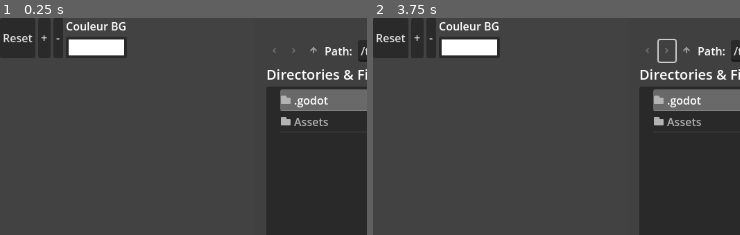
Above: before the commit, frames 1-2 (left to right).
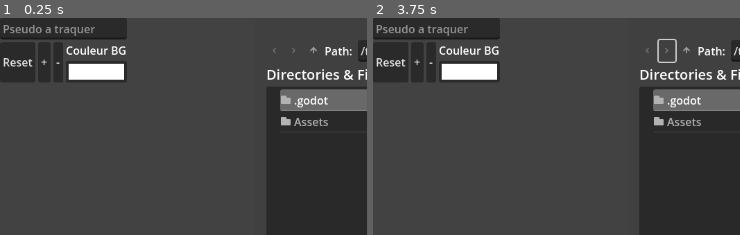
Above: after the commit, the same moments.

Repository: Murazakii/EcaHelper
Game: Godot game, scene res://eca_helper.tscn
Same seed, same stepped clock (60 frames per second), same inputs: the game is played once before the commit and once after it.
Inputs (mouse positions are % of the whole screen's width and height, from its top left):
- Up to frame 1 (0.25 s): no input
- Up to frame 2 (3.75 s): click (56, 88) at 0.52 s; type "12" at 0.6 s; click "Reset" at 1.25 s; click "+" at 2 s; click "-" at 2.75 s; click (40, 8) at 3.5 s
The pictures show only the part of the screen within x 0-50%, y 0-50%; the shares and areas given below are measured in that part.

The runs differ from the first frame. In frame 1, 3.5% of the frame differs, in the area x 0-35%, y 1-29%; in frame 2, 3.5%.

Commit message:
Ajout de la possibilité de tracker un pseudo personnalisé

Diff:
--- a/eca_helper.gd
+++ b/eca_helper.gd
@@ -5,6 +5,9 @@
 
 @onready var bg_color = $Bg_color
 @onready var file_dialog = $FileDialog
+
+var pseudo_to_track:String = ""
+
 @onready var label_compteur_sept_fetiche = $CenterContainer/HBoxContainer/LabelCompteurSeptFetiche
 var compteur_sept_fetiche:int = 0 : set = _set_compteur_sept_fetiche
 
@@ -26,7 +29,7 @@
 		log_file.seek(position_pointeur)
 		while log_file.get_position() < log_file.get_length():
 			var line = log_file.get_line()
-			if line.contains("Yamisoki: Sept fétiche :"):
+			if line.contains(pseudo_to_track + ": Sept fétiche :"):
 				compteur_sept_fetiche += 1
 		position_pointeur = log_file.get_position()
 		await get_tree().create_timer(0.2).timeout
@@ -71,3 +74,7 @@
 
 func _on_color_picker_color_changed(color):
 	bg_color.color = color
+
+
+func _on_pseudo_to_track_text_changed(new_text):
+	pseudo_to_track = new_text
--- a/eca_helper.tscn
+++ b/eca_helper.tscn
@@ -58,45 +58,60 @@
 text = "0"
 
 [node name="TextureAllIn" type="TextureRect" parent="CenterContainer/HBoxContainer"]
+visible = false
 layout_mode = 2
 texture = ExtResource("3_r33js")
 
 [node name="LabelCompteurAllIn" type="Label" parent="CenterContainer/HBoxContainer"]
+visible = false
 layout_mode = 2
 text = "50%"
 
-[node name="Outils" type="HBoxContainer" parent="."]
+[node name="Outils" type="VBoxContainer" parent="."]
 layout_mode = 0
 offset_right = 40.0
 offset_bottom = 40.0
 
-[node name="ButtonReset" type="Button" parent="Outils"]
+[node name="LigneOutils1" type="HBoxContainer" parent="Outils"]
+layout_mode = 2
+
+[node name="PseudoToTrack" type="LineEdit" parent="Outils/LigneOutils1"]
+layout_mode = 2
+size_flags_horizontal = 3
+placeholder_text = "Pseudo a traquer"
+expand_to_text_length = true
+
+[node name="LigneOutils2" type="HBoxContainer" parent="Outils"]
+layout_mode = 2
+
+[node name="ButtonReset" type="Button" parent="Outils/LigneOutils2"]
 layout_mode = 2
 text = "Reset"
 
-[node name="ButtonPlus" type="Button" parent="Outils"]
+[node name="ButtonPlus" type="Button" parent="Outils/LigneOutils2"]
 layout_mode = 2
 text = "+"
 
-[node name="ButtonMoins" type="Button" parent="Outils"]
+[node name="ButtonMoins" type="Button" parent="Outils/LigneOutils2"]
 layout_mode = 2
 text = "-"
 
-[node name="VBoxContainer" type="VBoxContainer" parent="Outils"]
+[node name="VBoxContainer" type="VBoxContainer" parent="Outils/LigneOutils2"]
 layout_mode = 2
 
-[node name="Label" type="Label" parent="Outils/VBoxContainer"]
+[node name="Label" type="Label" parent="Outils/LigneOutils2/VBoxContainer"]
 layout_mode = 2
 text = "Couleur BG"
 
-[node name="ColorPicker" type="ColorPickerButton" parent="Outils/VBoxContainer"]
+[node name="ColorPicker" type="ColorPickerButton" parent="Outils/LigneOutils2/VBoxContainer"]
 layout_mode = 2
 text = "------"
 color = Color(1, 1, 1, 1)
 
 [connection signal="canceled" from="FileDialog" to="." method="_on_file_dialog_canceled"]
 [connection signal="file_selected" from="FileDialog" to="." method="_on_file_dialog_file_selected"]
-[connection signal="pressed" from="Outils/ButtonReset" to="." method="_on_button_reset_pressed"]
-[connection signal="pressed" from="Outils/ButtonPlus" to="." method="_on_button_plus_pressed"]
-[connection signal="pressed" from="Outils/ButtonMoins" to="." method="_on_button_moins_pressed"]
-[connection signal="color_changed" from="Outils/VBoxContainer/ColorPicker" to="." method="_on_color_picker_color_changed"]
+[connection signal="text_changed" from="Outils/LigneOutils1/PseudoToTrack" to="." method="_on_pseudo_to_track_text_changed"]
+[connection signal="pressed" from="Outils/LigneOutils2/ButtonReset" to="." method="_on_button_reset_pressed"]
+[connection signal="pressed" from="Outils/LigneOutils2/ButtonPlus" to="." method="_on_button_plus_pressed"]
+[connection signal="pressed" from="Outils/LigneOutils2/ButtonMoins" to="." method="_on_button_moins_pressed"]
+[connection signal="color_changed" from="Outils/LigneOutils2/VBoxContainer/ColorPicker" to="." method="_on_color_picker_color_changed"]
